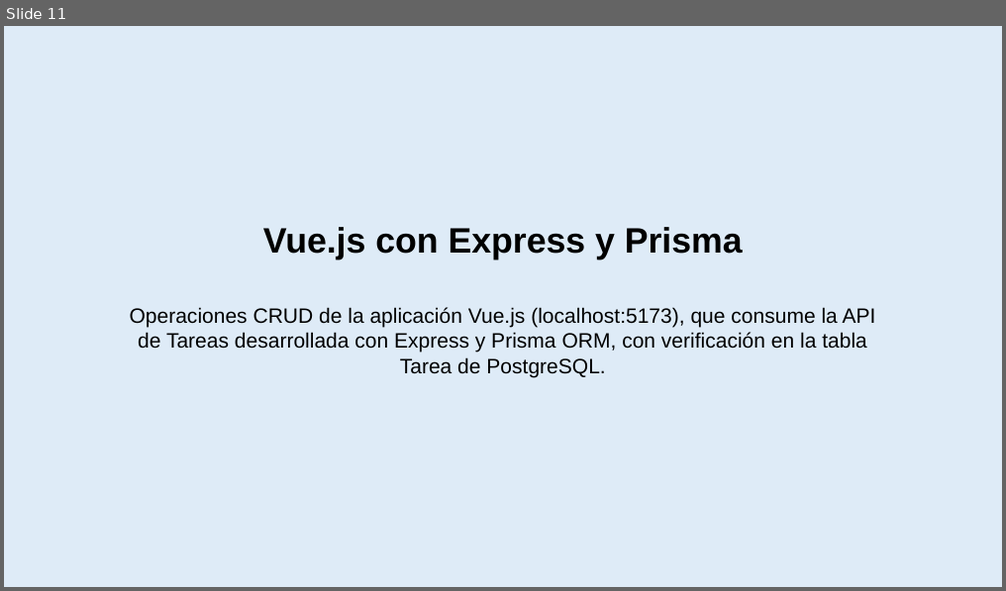
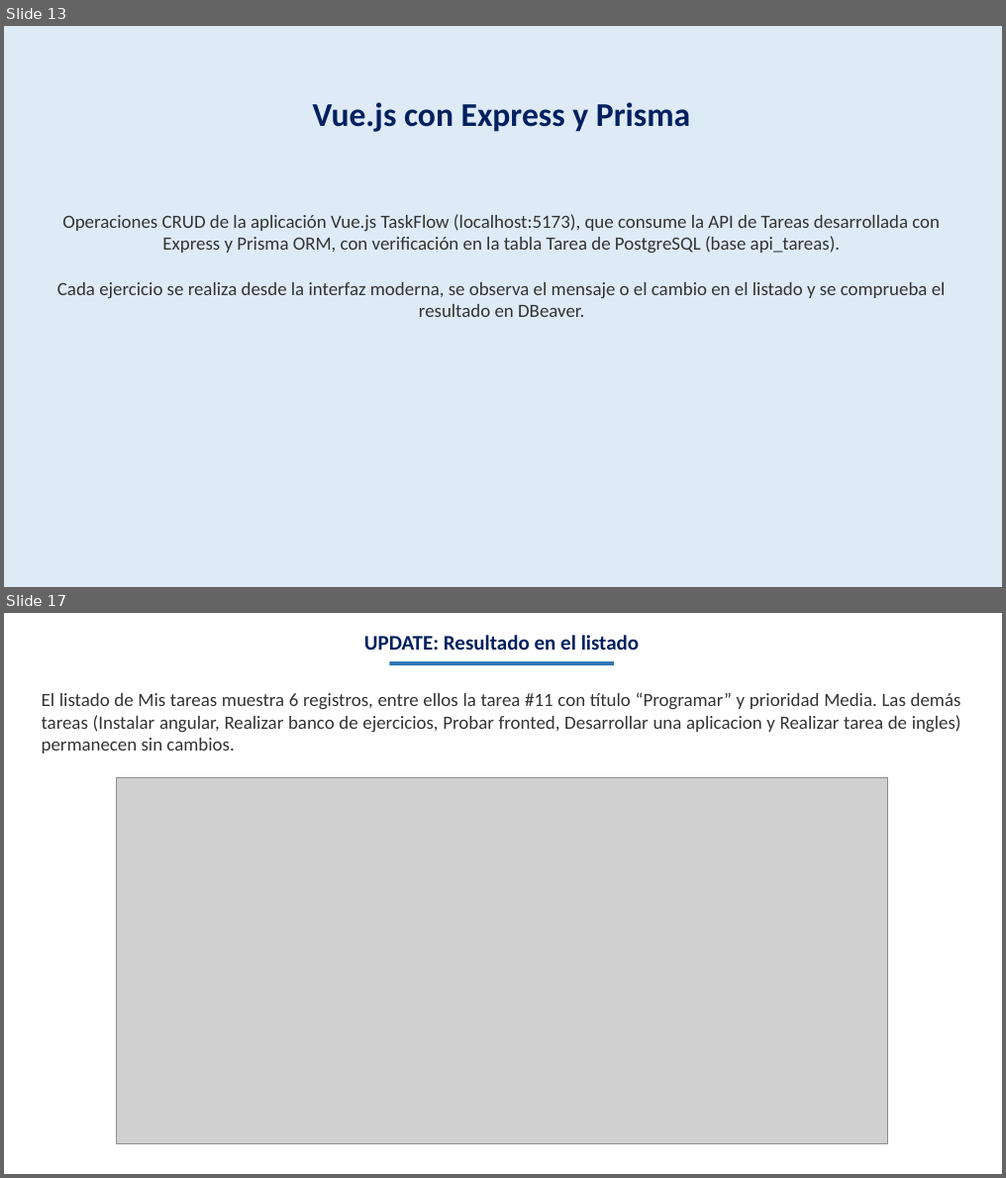
Before and after one commit to alondraS128/TBD_Tema-4, a slide deck: Actividad 4.3 Banco de ejercicios_AlondraSantis_TBD_5ISCM.pptx. Shown one above the other, each under a label of ours: slide 11 before the commit, slides 13 and 17 after it; the slides between them are not shown. The pictures are 1006x591 and 1006x1178 pixels, drawn with LibreOffice and Linux fonts; fonts in the diff are those of the drawing; grey boxes stand for pictures. Boxes give left, top, right and bottom in pixels: in the first picture for what was removed or moved away, otherwise in the second. Text is boxed around its words. In the diff, an @@ line names an element or a change of style, - is before the commit and + after.

```diff
--- a/Actividad 4.3 Banco de ejercicios_AlondraSantis_TBD_5ISCM.pptx
+++ b/Actividad 4.3 Banco de ejercicios_AlondraSantis_TBD_5ISCM.pptx
@@ slide 17 added at (x1=4, y1=613, x2=1002, y2=1174), background #FFFFFF @@
@@ text added at (x1=364, y1=635, x2=640, y2=650), 20 pt, text #002060, bold @@
+UPDATE: Resultado en el listado
@@ rectangle added at (x1=389, y1=662, x2=614, y2=665), fill #2E75B6 @@
@@ text added at (x1=42, y1=692, x2=961, y2=754), 18 pt, text #333333 @@
+El listado de Mis tareas muestra 6 registros, entre ellos la tarea #11 con título “Programar” y prioridad Media. Las demás tareas (Instalar angular, Realizar banco de ejercicios, Probar fronted, Desarrollar una aplicacion y Realizar tarea de ingles) permanecen sin cambios.
@@ picture added at (x1=116, y1=777, x2=887, y2=1145) @@
@@ what was slide 11 is now slide 13 @@
@@ slide 13 changed as well @@
@@ text "Vue.js con Express y Prisma" moved from (x1=263, y1=227, x2=743, y2=260) to (x1=313, y1=102, x2=690, y2=132) @@
@@ text "Vue.js con Express y Prisma" at (x1=313, y1=102, x2=690, y2=132): size 34 to 32 pt, font Arial to Calibri, text colour #000000 to #002060 @@
@@ text "Operaciones CRUD de la aplicación ..." at (x1=57, y1=214, x2=945, y2=317): vertical alignment top to middle @@
@@ text at (x1=57, y1=214, x2=945, y2=317): text changed; size 20 to 18 pt; font Arial to Calibri; text colour #000000 to #333333 @@
-Operaciones CRUD de la aplicación Vue.js (localhost:5173), que consume la API de Tareas desarrollada con Express y Prisma ORM, con verificación en la tabla Tarea de PostgreSQL.
+Operaciones CRUD de la aplicación Vue.js TaskFlow (localhost:5173), que consume la API de Tareas desarrollada con Express y Prisma ORM, con verificación en la tabla Tarea de PostgreSQL (base api_tareas).
+Cada ejercicio se realiza desde la interfaz moderna, se observa el mensaje o el cambio en el listado y se comprueba el resultado en DBeaver.
```
Also in this commit, not shown: 13 other slides changed, 7 other slides added, 4 slides removed, 19 other files.
